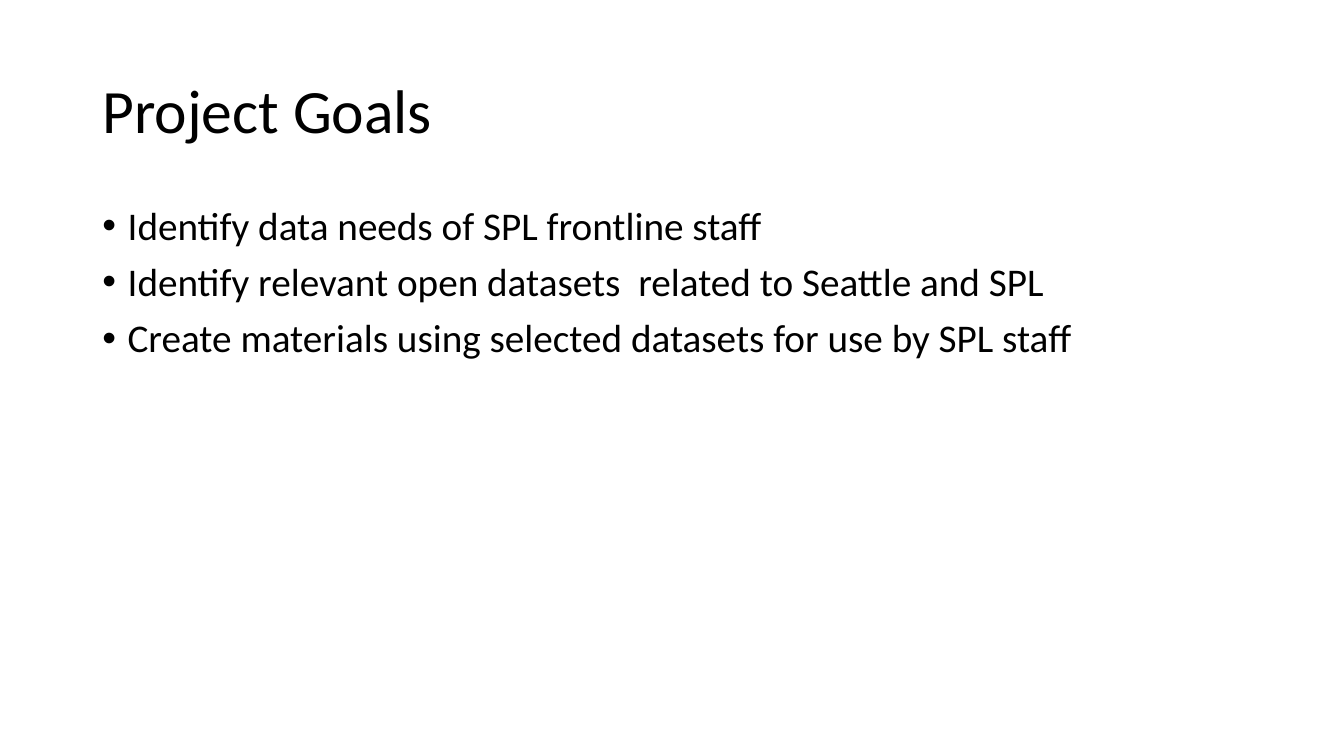
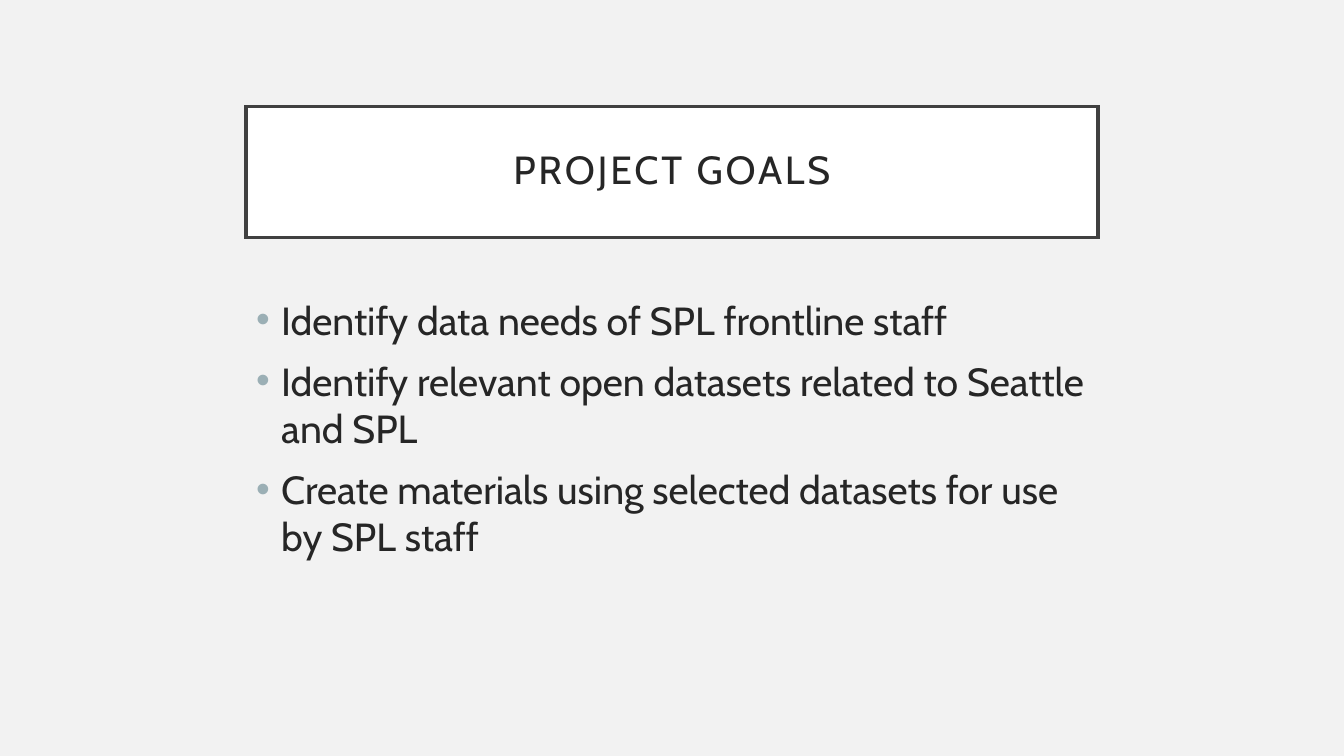
Before and after one commit to OpenDataLiteracy/SPL-KO, a slide deck: slide 4 of ODL_showcasepres.pptx. Drawn at 1344x756 pixels with LibreOffice and Linux fonts; fonts in the diff are those of the drawing. Boxes give left, top, right and bottom in pixels: in the first picture for what was removed or moved away, otherwise in the second. Text is boxed around its words. In the diff, an @@ line names an element or a change of style, - is before the commit and + after.

```diff
--- a/ODL_showcasepres.pptx
+++ b/ODL_showcasepres.pptx
@@ background #FFFFFF to #F2F2F2 @@
@@ title "PROJECT GOALS": place and size @@
-title "PROJECT GOALS" at [102,90,432,144]
+title "PROJECT GOALS" at [246,106,1098,237]
@@ title "PROJECT GOALS" at [246,106,1098,237]: fill none to #FFFFFF; outline none to #404040 2.5 pt @@
@@ title at [513,156,831,191]: text changed; size 44 to 28 pt; font Calibri to Cabin; text colour #000000 to #262626 @@
-Project Goals
+PROJECT GOALS
@@ text "Identify data needs of SPL ...": place and size @@
-text "Identify data needs of SPL ..." at [128,212,1071,359]
+text "Identify data needs of SPL ..." at [281,305,1084,561]
@@ text "Identify data needs of SPL ..." at [281,305,1084,561]: font Calibri to Cabin, text colour #000000 to #262626; line spacing 0.9 to 1 @@
```
Also in this commit, not shown: 10 other slides changed, 4 slides added, 4 slides removed.
